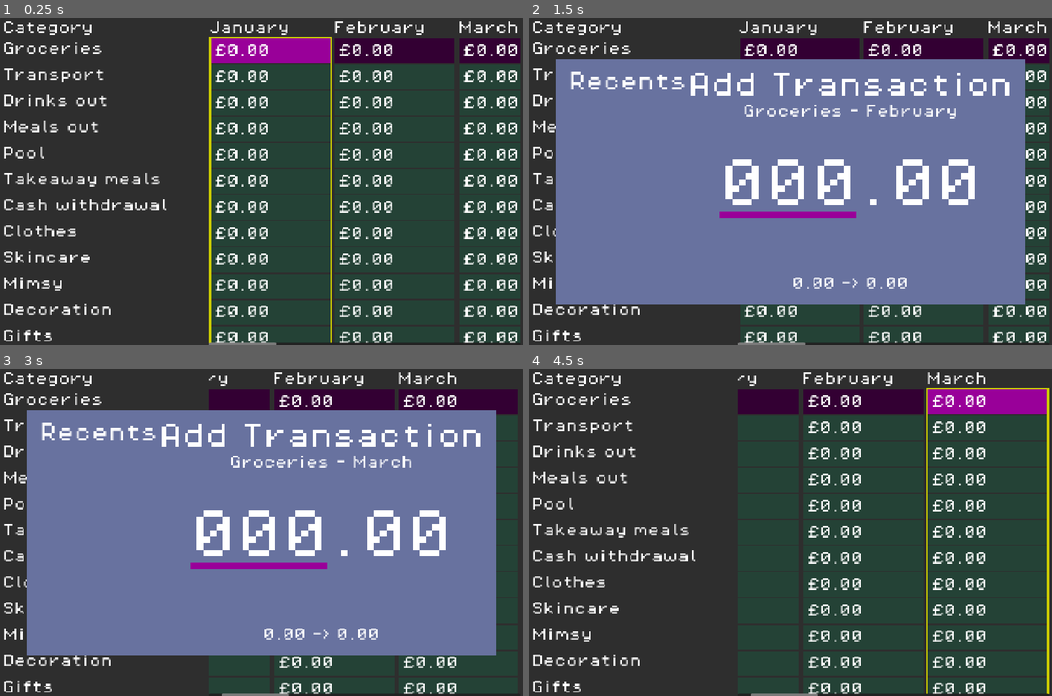
Above: before the commit, frames 1-4 (two rows, left to right).
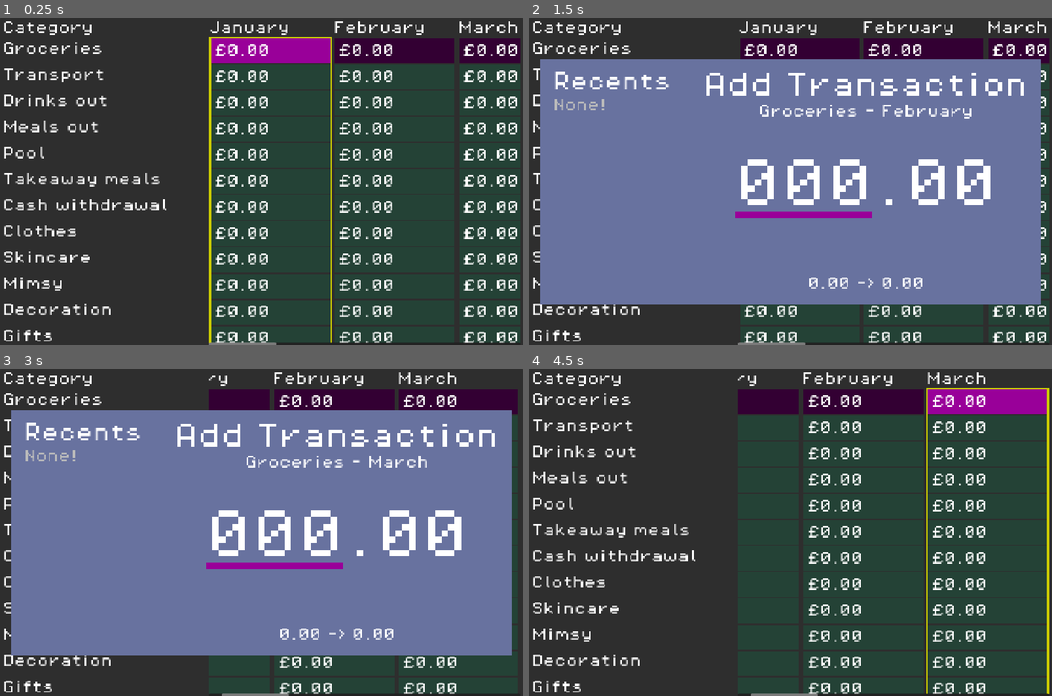
Above: after the commit, the same moments.

Repository: phrasmotica/budget-visualiser
Game: Godot game, scene res://scenes/ui/spreadsheet_ui/spreadsheet_ui.tscn
The game is run twice, just before and just after one commit, with the same random seed, the same clock (stepped at 60 frames per second) and the same inputs.
Inputs (mouse positions are in pixels of both pictures, inside the frame that each line leads up to):
- Up to frame 1 (0.25 s): no input
- Up to frame 2 (1.5 s): tap Enter (ui_accept) at 0.5, 0.77, 1.25 s; move the mouse to (905, 165) at 0.52 s; hold Right (ui_right) 0.53-1.25 s; tap Shift (bulk_modifier) at 0.6 s; click (905, 165) at 0.67 s; drag from (685, 197) to (764, 246) at 1.27 s
- Up to frame 3 (3 s): tap Enter (ui_accept) at 2, 2.75 s; move the mouse to (313, 460) at 2.02 s; hold Right (ui_right) 2.03-2.75 s; tap Z at 2.1 s; drag from (235, 597) to (104, 483) at 2.77 s
- Up to frame 4 (4.5 s): tap Enter (ui_accept) at 3.5, 3.77, 4.25 s; move the mouse to (947, 581) at 3.52 s; hold Left (ui_left) 3.53-4.25 s; tap Tab at 3.6 s; drag from (633, 483) to (712, 450) at 4.27 s

The runs differ from the first frame. In frame 1, less than 0.1% of the frame differs, in the area x 2-32%, y 1-99%; in frame 2, 12%, in the area x 2-98%, y 1-99%; in frame 3, 12%; in frame 4, less than 0.1%.

Commit message:
Show sum of recent transaction amounts

Diff:
--- a/scenes/ui/amount_entry_modal/amount_entry_modal.tscn
+++ b/scenes/ui/amount_entry_modal/amount_entry_modal.tscn
@@ -41,9 +41,14 @@
 
 [node name="HBoxContainer" type="HBoxContainer" parent="MarginContainer"]
 layout_mode = 2
+theme_override_constants/separation = 0
 
 [node name="RecentTransactions" parent="MarginContainer/HBoxContainer" instance=ExtResource("5_waxe7")]
 unique_name_in_owner = true
+layout_mode = 2
+
+[node name="Spacer" type="Control" parent="MarginContainer/HBoxContainer"]
+custom_minimum_size = Vector2(80, 0)
 layout_mode = 2
 
 [node name="AmountEntryControls" type="VBoxContainer" parent="MarginContainer/HBoxContainer"]
--- a/scenes/ui/recent_transactions/recent_transactions.gd
+++ b/scenes/ui/recent_transactions/recent_transactions.gd
@@ -11,21 +11,45 @@
 var visible_count := 5
 
 @onready
+var none_label: Label = %NoneLabel
+
+@onready
+var ledger: VBoxContainer = %Ledger
+
+@onready
 var transactions_label: Label = %TransactionsLabel
 
 @onready
+var more_section: VBoxContainer = %MoreSection
+
+@onready
 var more_label: Label = %MoreLabel
+
+@onready
+var total_label: Label = %TotalLabel
 
 func _ready() -> void:
 	reload()
 
 func reload() -> void:
 	var transactions := _get_transactions()
+	var has_transactions := transactions.size() > 0
+
+	none_label.visible = not has_transactions
+	ledger.visible = has_transactions
+
 	transactions_label.text = _compute_transactions_text(transactions)
 
 	var more_count := maxi(0, transactions.size() - visible_count)
-	more_label.visible = more_count > 0
 	more_label.text = "+%d more" % more_count
+
+	more_section.visible = more_count > 0
+
+	var total_amount: float = transactions \
+		.map(func(t: BudgetTransaction): return t.amount) \
+		.reduce(Math.sum, 0.0)
+
+	total_label.text = "%.2f" % total_amount
 
 func _get_transactions() -> Array[BudgetTransaction]:
 	var budget_data := BudgetProvider.get_budget_data()
--- a/scenes/ui/recent_transactions/recent_transactions.tscn
+++ b/scenes/ui/recent_transactions/recent_transactions.tscn
@@ -6,6 +6,12 @@
 [sub_resource type="LabelSettings" id="LabelSettings_8farb"]
 line_spacing = 8.0
 font_size = 32
+
+[sub_resource type="StyleBoxLine" id="StyleBoxLine_8farb"]
+color = Color(1, 1, 1, 1)
+grow_begin = 0.0
+grow_end = 0.0
+thickness = 4
 
 [node name="RecentTransactions" type="VBoxContainer"]
 size_flags_horizontal = 3
@@ -22,7 +28,20 @@
 custom_minimum_size = Vector2(0, 16)
 layout_mode = 2
 
-[node name="TransactionsLabel" type="Label" parent="."]
+[node name="NoneLabel" type="Label" parent="."]
+unique_name_in_owner = true
+visible = false
+layout_mode = 2
+theme_override_colors/font_color = Color(0.733333, 0.733333, 0.733333, 1)
+theme_override_font_sizes/font_size = 32
+text = "None!"
+
+[node name="Ledger" type="VBoxContainer" parent="."]
+unique_name_in_owner = true
+layout_mode = 2
+theme_override_constants/separation = 0
+
+[node name="TransactionsLabel" type="Label" parent="Ledger"]
 unique_name_in_owner = true
 layout_mode = 2
 text = "10.00
@@ -32,13 +51,33 @@
 50.00"
 label_settings = SubResource("LabelSettings_8farb")
 
-[node name="Spacer2" type="Control" parent="."]
+[node name="MoreSection" type="VBoxContainer" parent="Ledger"]
+unique_name_in_owner = true
+layout_mode = 2
+theme_override_constants/separation = 0
+
+[node name="Spacer" type="Control" parent="Ledger/MoreSection"]
 custom_minimum_size = Vector2(0, 8)
 layout_mode = 2
 
-[node name="MoreLabel" type="Label" parent="."]
+[node name="MoreLabel" type="Label" parent="Ledger/MoreSection"]
 unique_name_in_owner = true
 layout_mode = 2
 theme_override_colors/font_color = Color(0.733333, 0.733333, 0.733333, 1)
 theme_override_font_sizes/font_size = 32
 text = "+6 more"
+
+[node name="Underline" type="HSeparator" parent="Ledger"]
+layout_mode = 2
+theme_override_constants/separation = 16
+theme_override_styles/separator = SubResource("StyleBoxLine_8farb")
+
+[node name="Spacer" type="Control" parent="Ledger"]
+custom_minimum_size = Vector2(0, 4)
+layout_mode = 2
+
+[node name="TotalLabel" type="Label" parent="Ledger"]
+unique_name_in_owner = true
+layout_mode = 2
+theme_override_font_sizes/font_size = 32
+text = "150.00"
Not shown: 1 places in scenes/ui/recent_transactions/recent_transactions.tscn that only renumber resources
